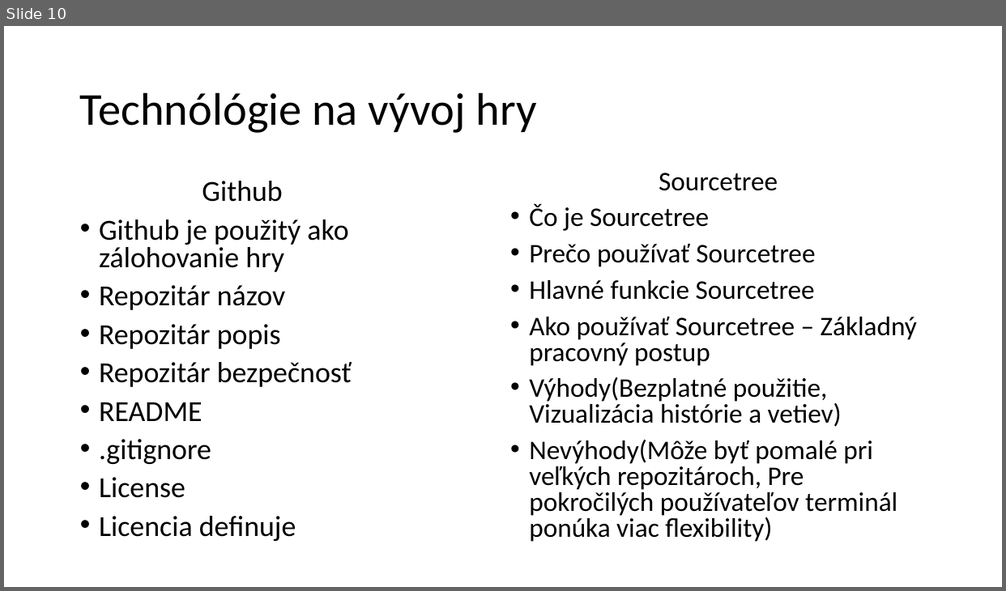
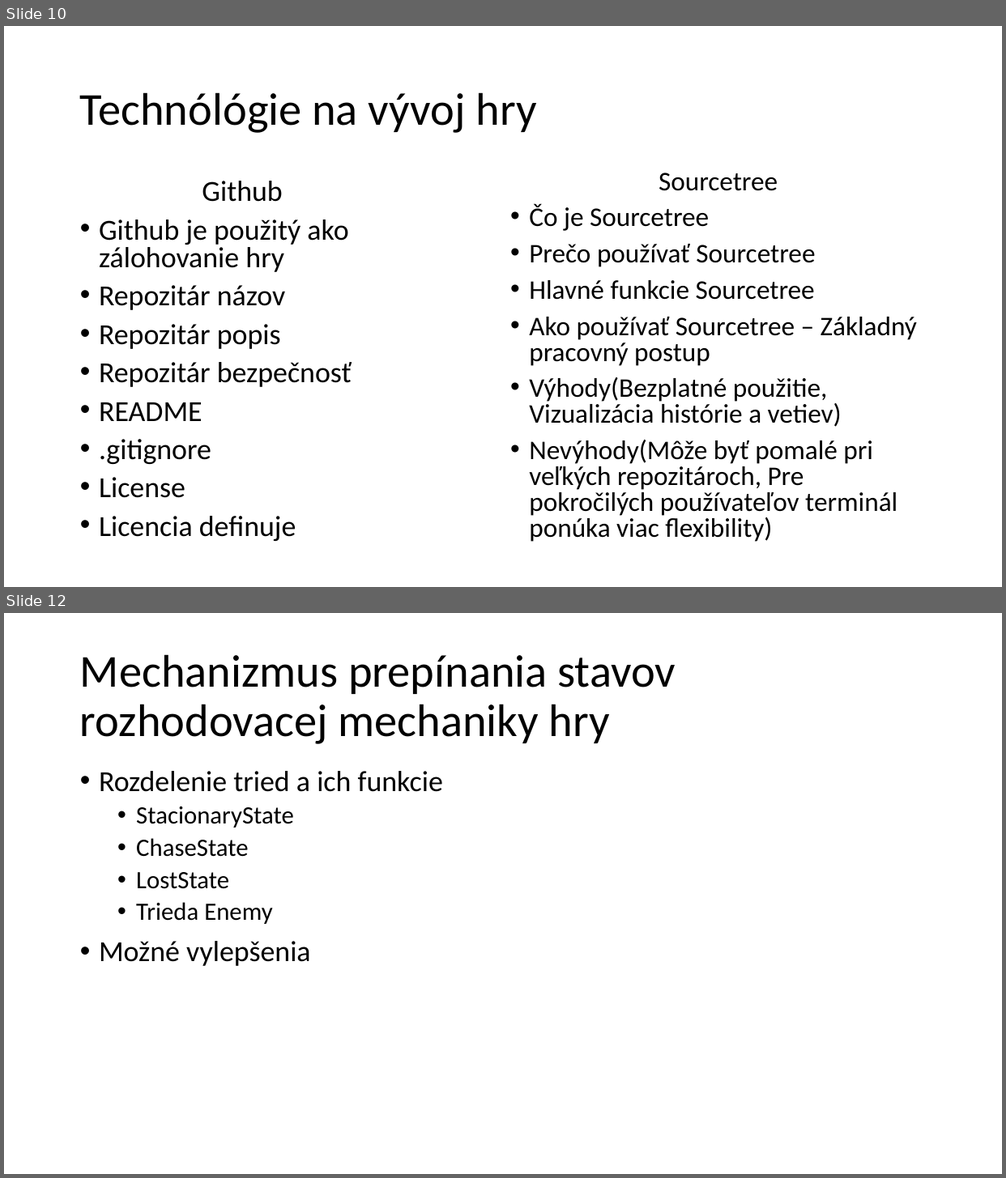
Before and after one commit to sepron777/Project-N, a slide deck: Prez/Projeckt-N.pptx. Shown one above the other, each under a label of ours: slide 10 before the commit, slides 10 and 12 after it; the slides between them are not shown. The pictures are 1006x591 and 1006x1178 pixels, drawn with LibreOffice and Linux fonts; fonts in the diff are those of the drawing. Boxes give left, top, right and bottom in pixels: in the first picture for what was removed or moved away, otherwise in the second. Text is boxed around its words. In the diff, an @@ line names an element or a change of style, - is before the commit and + after.

```diff
--- a/Prez/Projeckt-N.pptx
+++ b/Prez/Projeckt-N.pptx
@@ slide 12 added at [4, 613, 1002, 1174], background #FFFFFF @@
@@ title added at [80, 654, 675, 744], 44 pt, text #000000 @@
+Mechanizmus prepínania stavov rozhodovacej mechaniky hry
@@ text added at [99, 771, 443, 966], 24 pt, text #000000 @@
+• Rozdelenie tried a ich funkcie
+  • StacionaryState
+  • ChaseState
+  • LostState
+  • Trieda Enemy
+• Možné vylepšenia
```
Also in this commit, not shown: 1 slide changed, 3 other slides added.
